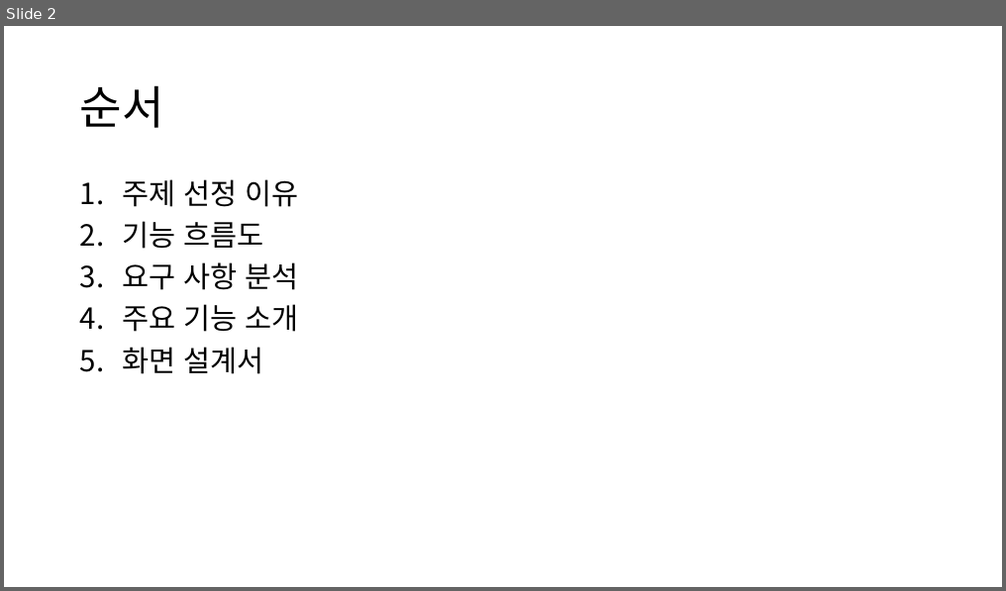
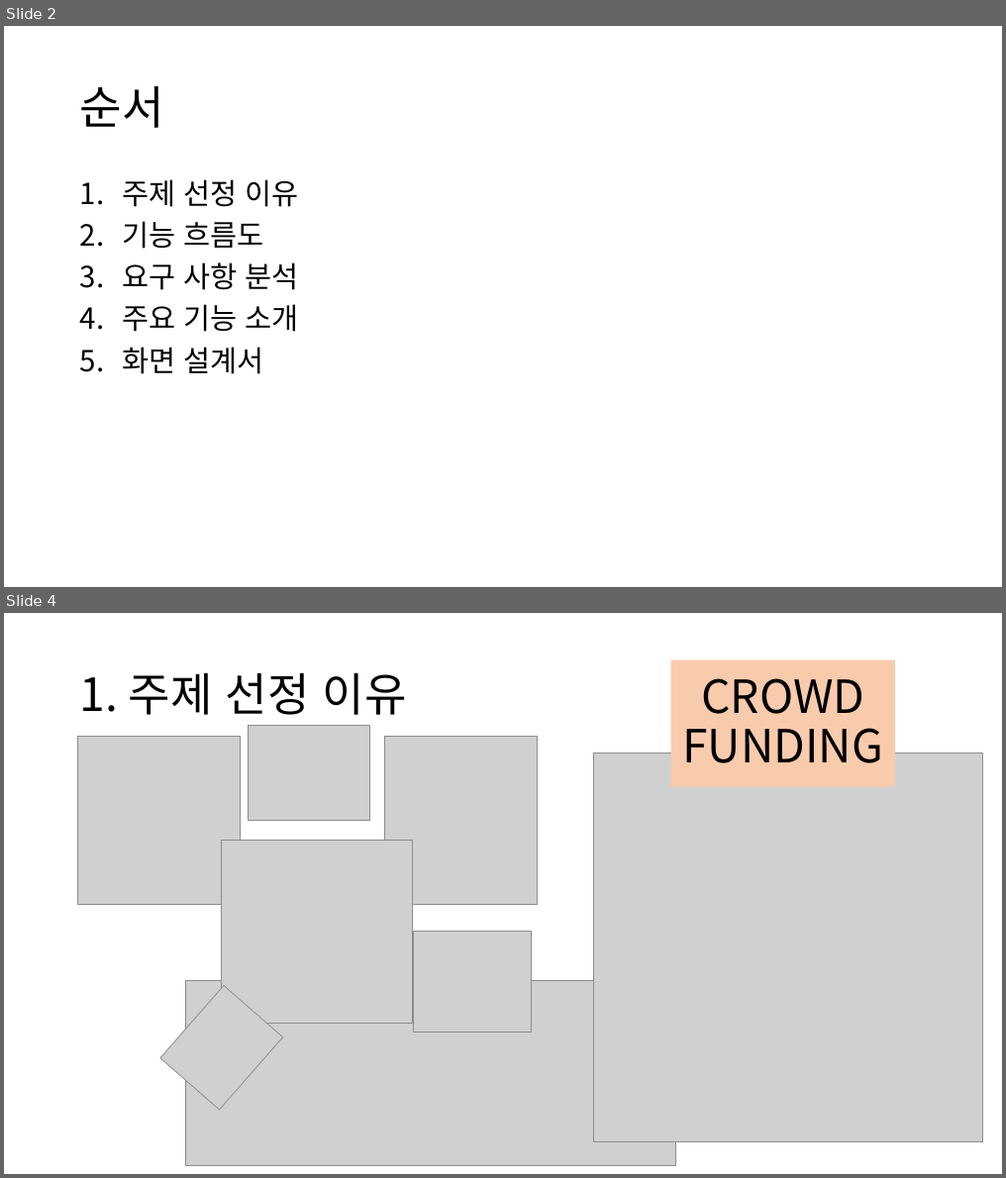
Before and after one commit to ezenteam2/EzenCrowdFunding, a slide deck: project03 - 발표1.pptx. Shown one above the other, each under a label of ours: slide 2 before the commit, slides 2 and 4 after it; the slides between them are not shown. The pictures are 1006x591 and 1006x1178 pixels, drawn with LibreOffice and Linux fonts; fonts in the diff are those of the drawing; grey boxes stand for pictures; background and template pictures are left out. Boxes give left, top, right and bottom in pixels: in the first picture for what was removed or moved away, otherwise in the second. Text is boxed around its words. In the diff, an @@ line names an element or a change of style, - is before the commit and + after.

```diff
--- a/project03 - 발표1.pptx
+++ b/project03 - 발표1.pptx
@@ slide 4 added at <box>4,613,1002,1174</box>, background picture (left out) @@
@@ rectangle added at <box>671,661,896,786</box>, fill #F8CBAD, 44 pt, text #000000 @@
+CROWD FUNDING
@@ title added at <box>80,672,407,715</box>, 44 pt, text #000000 @@
+1. 주제 선정 이유
@@ picture added at <box>249,726,370,821</box> @@
@@ picture added at <box>77,736,241,904</box> @@
@@ picture added at <box>385,736,537,904</box> @@
@@ picture added at <box>593,753,983,1143</box> @@
@@ picture added at <box>222,840,413,1023</box> @@
@@ picture added at <box>414,932,531,1033</box> @@
@@ picture added at <box>160,986,283,1111</box> @@
@@ picture added at <box>185,980,675,1166</box> @@
```
Also in this commit, not shown: 4 slides changed, 126 other slides added, 1 slide removed.
